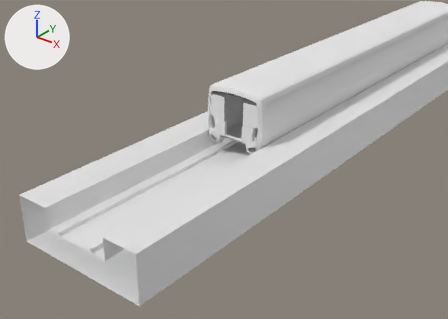
Before and after pictures for a commit that changed the Blender file assets/trains/bart/d/d.blend.
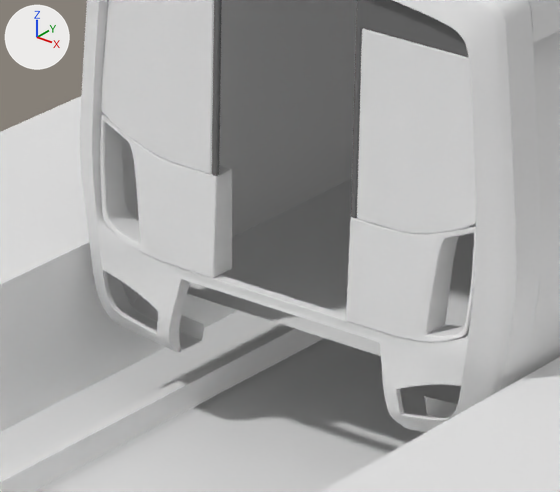
Each version appears first whole from a 50 mm camera at (15.05, -30.73, 11.63) aimed at (0.13, -12.07, 0.07), and next in a close-up on the part from 44% to 60% of the width and 31% to 51% of the height. Arrows for +X, +Y and +Z are at upper left; the lights stay in place.

The first close-up shows 'Plane', 'Plane.001', 'platform', 'rails', 'windows', 'windows.001', 'windows.002'.
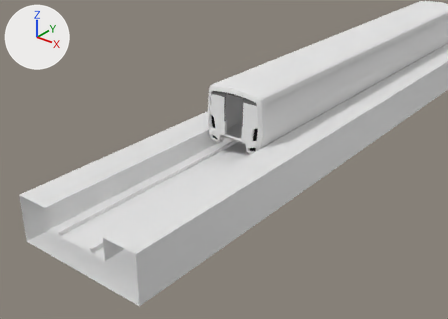
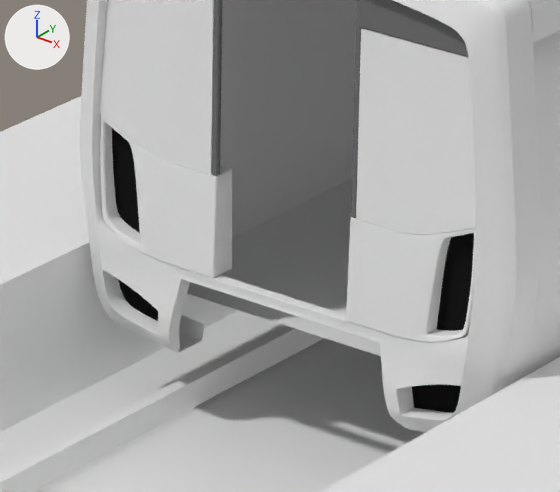
Commit message: simplifying mesh

What differs and where, as boxes [x1, y1, x2, y2] in the close-ups (560 x 492 px; the box of a moved part takes in the faces that stretch with it):
'windows', reshaped: before [101, 0, 476, 234]; after [99, 0, 476, 235]
'front backplate', added (black): after [112, 128, 474, 413]
'windows.001', reshaped: [212, 0, 468, 218] in both
part 1 of me_windows_001, cut back: [356, 0, 416, 39] in both
part 2 of me_windows, deleted: before [101, 0, 469, 174]
part 3 of me_plane_001, moved or reshaped: [102, 270, 456, 420] in both

Edits to the bpy script that builds the scene:
```text
Change mat_black:
    mat_black.base_color: (0.163, 0.163, 0.163) -> (0.01, 0.01, 0.01)  # grey #707070 -> black #191919
Add mat_black_001:
    mat_black_001 = diffuse_material('black.001')
    mat_black_001.base_color = (0.163, 0.163, 0.163)  # grey #707070
Change me_windows_001:
    used by ob_windows_001; location = (0.0, -11.0, 0.0)
    remove me_windows_001.from_pydata(...)  # 36 vertices, 33 faces; spans x 0.0..1.213, y -0.277..-0.22, z 1.415..2.747
    remove me_windows_001.materials.append(mat_black)  # grey #707070
    add me_windows_001.from_pydata(...)  # 34 vertices, 23 faces; spans x 0.0..1.213, y -0.277..-0.22, z 1.415..2.747
    me_windows_001 part 1
    2 vertices are removed from x 0.549..0.8, y -0.223..-0.221, z 2.593..2.699
    10 faces are deleted
    1 vertex moves from x 0.549, y -0.251, z 2.699 to x 0.532, y -0.252, z 2.632
    add me_windows_001.materials.append(mat_black_001)  # grey #707070
Change me_windows:
    used by ob_windows; location = (0.0, -11.0, 0.0)
    remove me_windows.from_pydata(...)  # 24 vertices, 22 faces; spans x 0.5..1.301, y -0.277..-0.225, z 1.415..2.5
    add me_windows.from_pydata(...)  # 12 vertices, 6 faces; spans x 0.5..1.301, y -0.277..-0.255, z 1.415..2.5
    me_windows part 2
    12 vertices are removed from x 0.5..1.301, y -0.247..-0.225, z 1.415..2.5
    16 faces are deleted
Change me_plane_001:
    where me_plane_001.from_pydata(...)  # 207 vertices, 163 faces; spans x 0.0..1.53, y -0.34..0.01, z 0.22..3.03
    used by ob_plane_001; location = (0.0, -11.0, 0.0)
    me_plane_001 part 3: all 10 vertices in x 0.83..1.25, y -0.3..-0.29, z 0.37..0.66 are scaled about their middle by (1, 0, 1), then moved by (0.0, 0.1, 0.0)
Add me_front_backplate:
    me_front_backplate.from_pydata([(0.841, -0.18, 0.333), (1.253, -0.18, 0.407), (0.796, -0.18, 0.569), (1.305, -0.18, 0.737), (1.3, -0.18, 1.57), (0.9, -0.18, 1.395), (1.3, -0.18, 0.899), (0.9, -0.18, 0.8)], [], [(7, 6, 4, 5), (0, 1, 3, 2)])
    me_front_backplate.materials.append(mat_black)  # black #191919
Add ob_front_backplate:
    ob_front_backplate = bpy.data.objects.new('front backplate', me_front_backplate)
    ob_front_backplate.location = (0.0, -11.02, 0.0)
    _m = ob_front_backplate.modifiers.new('Mirror', 'MIRROR')
    _m = ob_front_backplate.modifiers.new('Bevel', 'BEVEL')
    _m.material = 0
    _m.spread = 0.0
    _m = ob_front_backplate.modifiers.new('EdgeSplit', 'EDGE_SPLIT')
```
